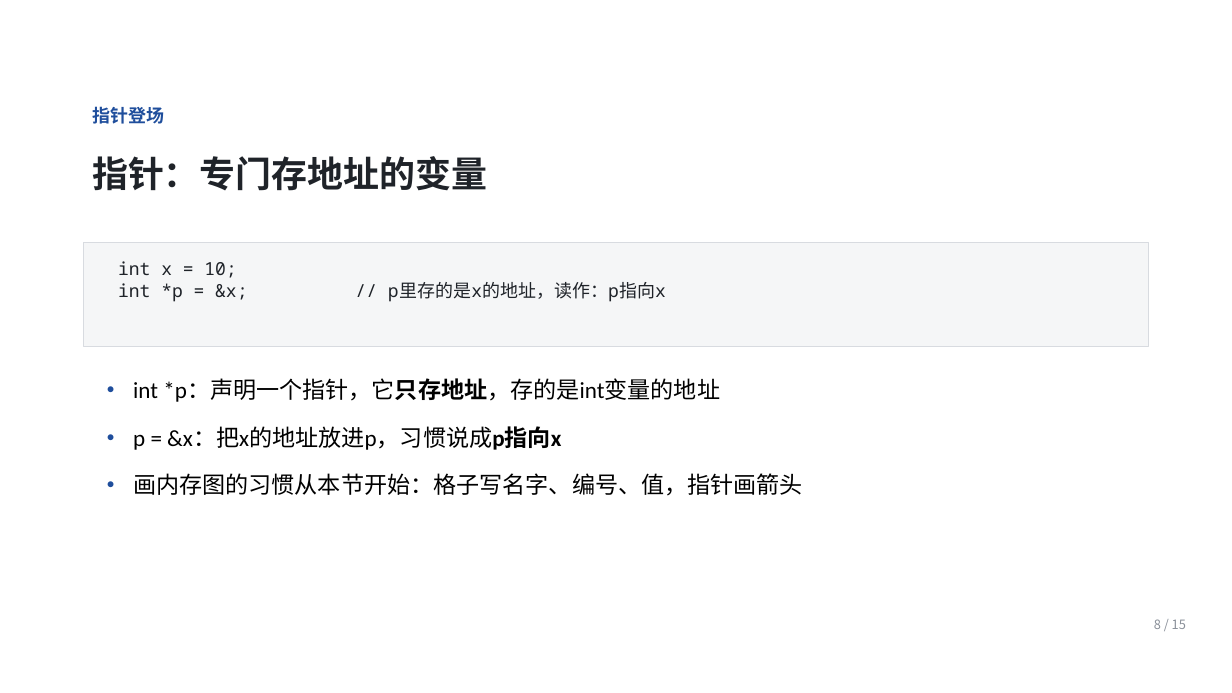
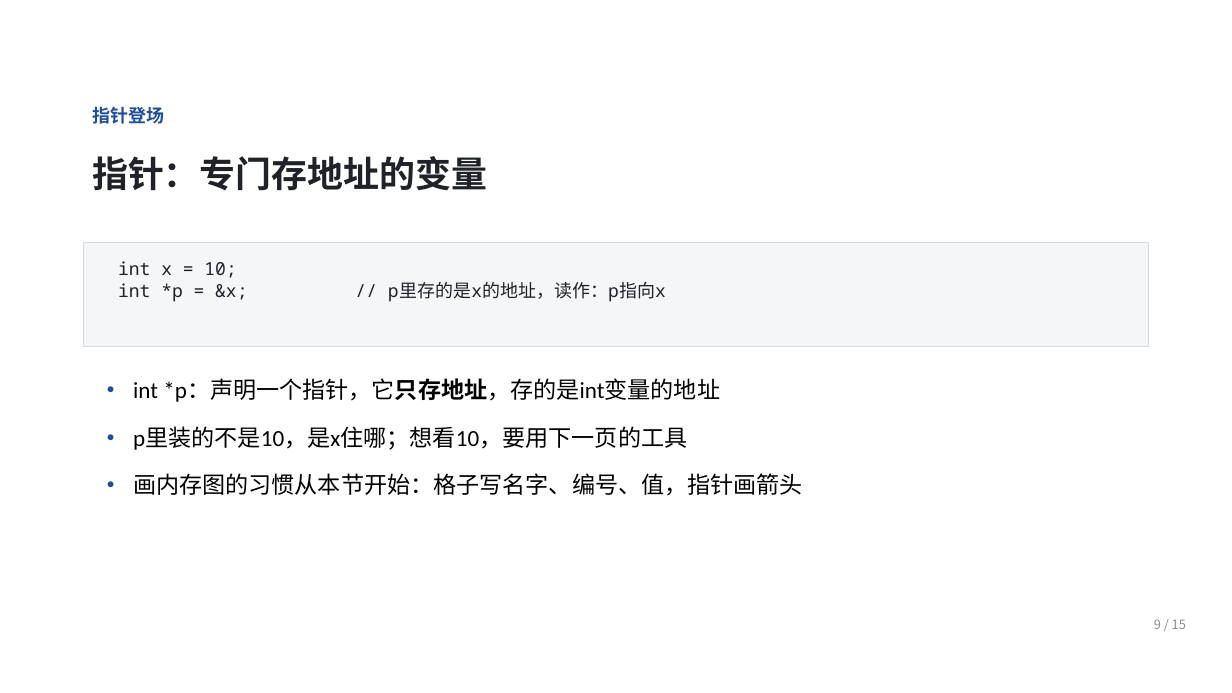
Before and after one commit to Ctrl1CandV/SpecialtyCourses, a slide deck: slide 9 of 课件/C1/C1-B-01/C1-B-01.pptx (slide 8 before the commit). Drawn at 1232x693 pixels with LibreOffice and Linux fonts; fonts in the diff are those of the drawing; background and template pictures are left out. Boxes give left, top, right and bottom in pixels: in the first picture for what was removed or moved away, otherwise in the second. Text is boxed around its words. In the diff, an @@ line names an element or a change of style, - is before the commit and + after.

```diff
--- a/课件/C1/C1-B-01/C1-B-01.pptx
+++ b/课件/C1/C1-B-01/C1-B-01.pptx
@@ text at [133, 426, 687, 450]: text changed @@
-• p = &x：把x的地址放进p，习惯说成p指向x
+• p里装的不是10，是x住哪；想看10，要用下一页的工具
@@ text at [1154, 619, 1186, 629]: text changed @@
-8 / 15
+9 / 15
```
Also in this commit, not shown: 9 other slides changed, 4 slides added, 4 slides removed, 29 other files.
